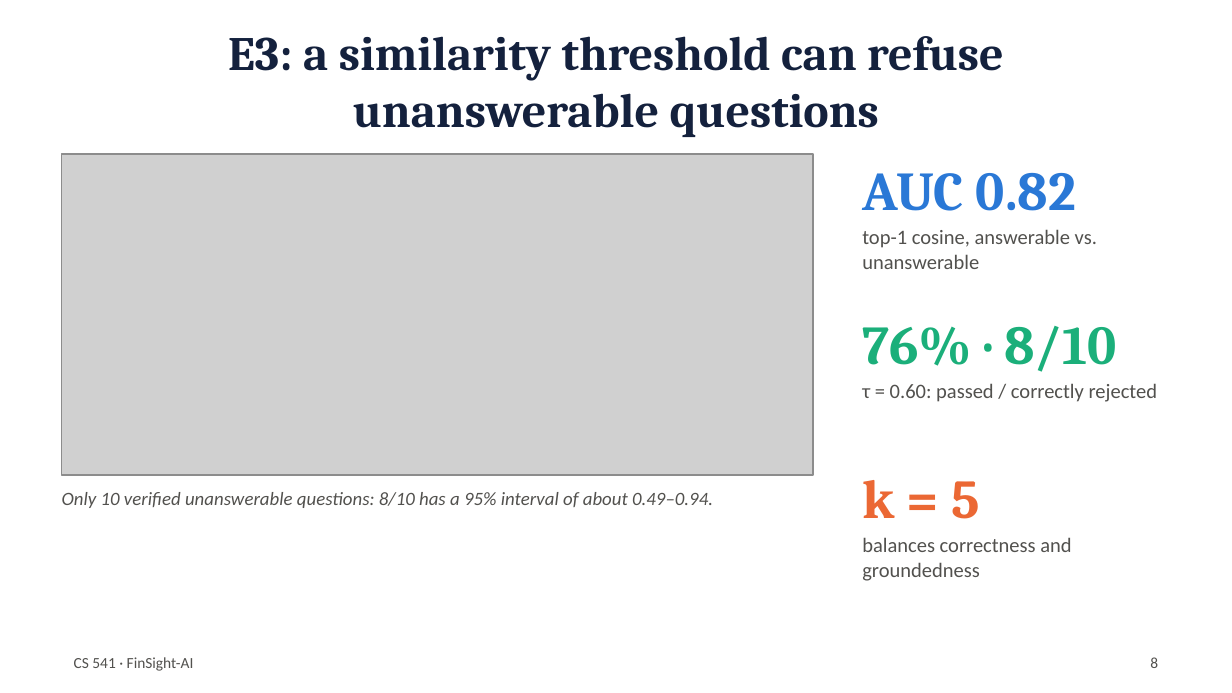
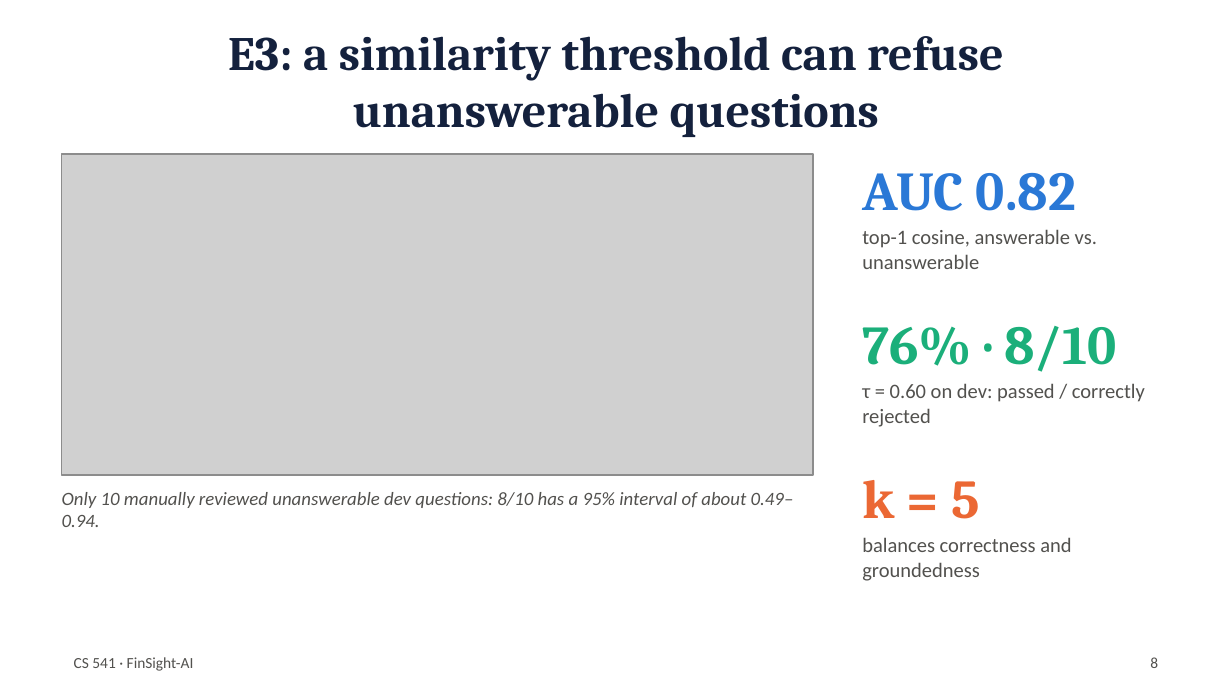
Before and after one commit to fafacannon5/FinSight-AI, a slide deck: slide 8 of report/FinSight-AI_slides.pptx. Drawn at 1232x693 pixels with LibreOffice and Linux fonts; fonts in the diff are those of the drawing; grey boxes stand for pictures. Boxes give left, top, right and bottom in pixels: in the first picture for what was removed or moved away, otherwise in the second. Text is boxed around its words. In the diff, an @@ line names an element or a change of style, - is before the commit and + after.

```diff
--- a/report/FinSight-AI_slides.pptx
+++ b/report/FinSight-AI_slides.pptx
@@ text at (862, 383, 1145, 427): text changed @@
-τ = 0.60: passed / correctly rejected
+τ = 0.60 on dev: passed / correctly rejected
@@ text at (62, 492, 794, 527): text changed @@
-Only 10 verified unanswerable questions: 8/10 has a 95% interval of about 0.49–0.94.
+Only 10 manually reviewed unanswerable dev questions: 8/10 has a 95% interval of about 0.49–0.94.
```
Also in this commit, not shown: 4 other slides changed, 7 other files.
